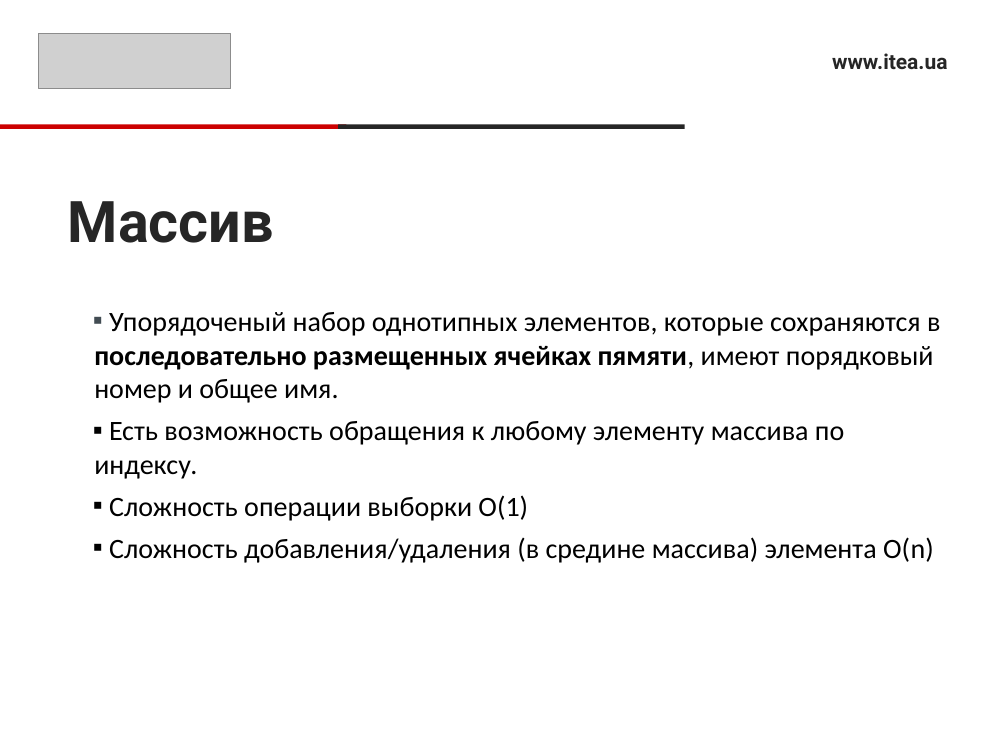
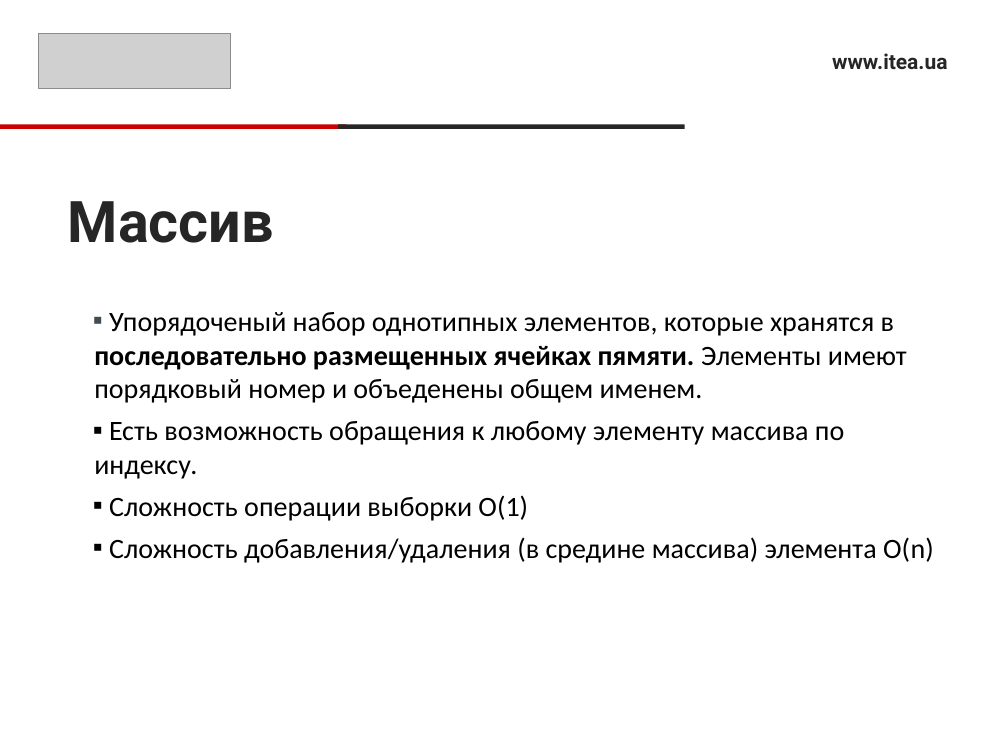
Before and after one commit to RusyaOne/CSharpAdvanced---19.01.2021, a slide deck: slide 8 of 1.Collections/CollectionsPresentation.pptx (slide 6 before the commit). Drawn at 1008x756 pixels with LibreOffice and Linux fonts; fonts in the diff are those of the drawing; grey boxes stand for pictures. Boxes give left, top, right and bottom in pixels: in the first picture for what was removed or moved away, otherwise in the second. Text is boxed around its words. In the diff, an @@ line names an element or a change of style, - is before the commit and + after.

```diff
--- a/1.Collections/CollectionsPresentation.pptx
+++ b/1.Collections/CollectionsPresentation.pptx
@@ text at (94,312,907,403): text changed @@
-▪ Упорядоченый набор однотипных элементов, которые сохраняются в последовательно размещенных ячейках пямяти, имеют порядковый номер и общее имя.
+▪ Упорядоченый набор однотипных элементов, которые хранятся в последовательно размещенных ячейках пямяти. Элементы имеют порядковый номер и объеденены общем именем.
```
Also in this commit, not shown: 4 other slides changed, 1 slide added.
